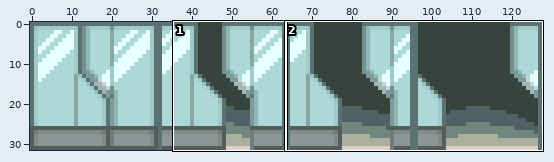
One commit to this sprite sheet: Test_Loopguy/Content/gfx/objects/door_sliding.png. The picture above shows the old version from afar; the outline marks the close-up.
Close-up. Before:
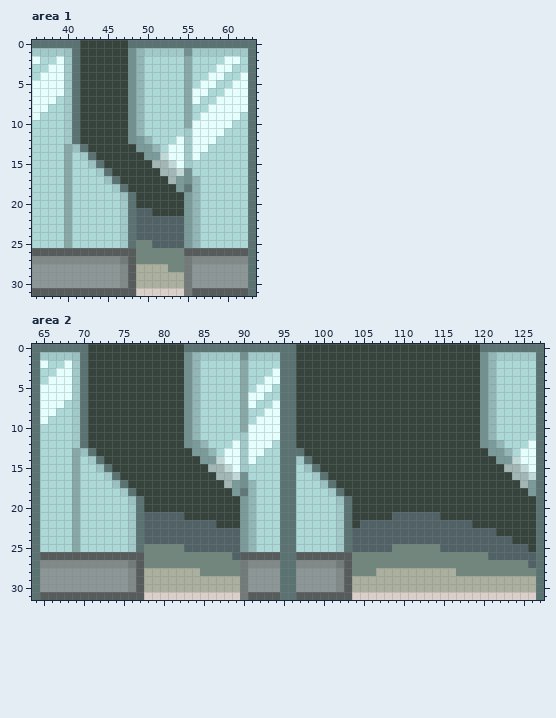
The file is 128x32 pixels. Colours within 5 levels of each other are drawn and written as one. Shown: area 1: x 36..63, y 0..31; area 2: x 64..127, y 0..31.
Once edited:
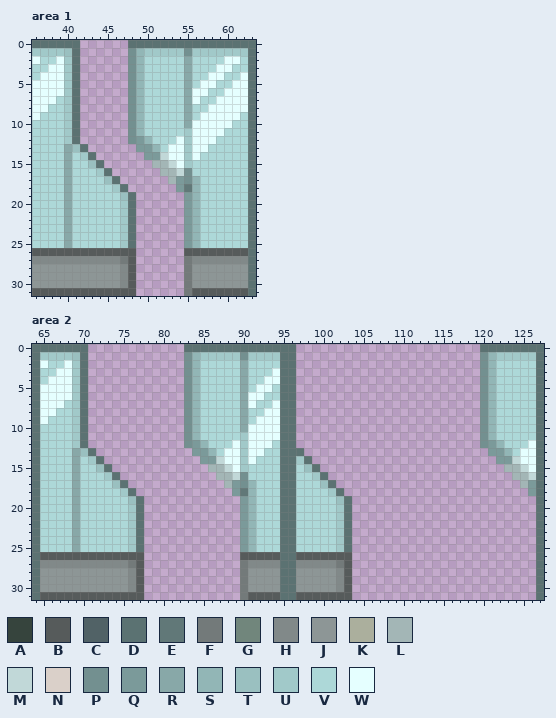
Palette (. is transparent): A #36443d  B #565b5b  C #516266  D #5b7272  E #617878  F #737a7a  G #71867c  H #818989  J #8d9696  K #abaf9d  L #a3b6b6  M #c1d8d8  N #dad0c9  P #739090  Q #7b9a9a  R #88a8a8  S #92b6b6  T #9ac0c0  U #a1c9c9  V #add8d8  W #e5ffff
Diff:
Changed rows in their new state; - is an unchanged pixel.
Area 1:
first column x 42:
 0 ......-------
 1 ......-------
 2 ......-------
 3 ......-------
 4 ......-------
 5 ......-------
 6 ......-------
 7 ......-------
 8 ......-------
 9 ......-------
10 ......-------
11 ......-------
12 ......-------
13 -......------
14 --......-----
15 ---......----
16 ----......---
17 -----......--
18 ------......-
19 -------......
20 -------......
21 -------......
22 -------......
23 -------......
24 -------......
25 -------......
26 -------......
27 -------......
28 -------......
29 -------......
30 -------......
31 -------......
Area 2:
first column x 71:
 0 ............--------------.......................-------
 1 ............--------------.......................-------
 2 ............--------------.......................-------
 3 ............--------------.......................-------
 4 ............--------------.......................-------
 5 ............--------------.......................-------
 6 ............--------------.......................-------
 7 ............--------------.......................-------
 8 ............--------------.......................-------
 9 ............--------------.......................-------
10 ............--------------.......................-------
11 ............--------------.......................-------
12 ............--------------.......................-------
13 -............--------------.......................------
14 --............--------------.......................-----
15 ---............--------------.......................----
16 ----............--------------.......................---
17 -----............--------------.......................--
18 ------............--------------.......................-
19 -------............--------------.......................
20 -------............--------------.......................
21 -------............--------------.......................
22 -------............--------------.......................
23 -------............--------------.......................
24 -------............--------------.......................
25 -------............--------------.......................
26 -------............--------------.......................
27 -------............--------------.......................
28 -------............--------------.......................
29 -------............--------------.......................
30 -------............--------------.......................
31 -------............--------------.......................
Where, in picture pixels (left, top, right, bottom), the same in both close-ups:
erased: (80, 40, 184, 296)
erased: (88, 344, 240, 600)
erased: (296, 344, 536, 600)
